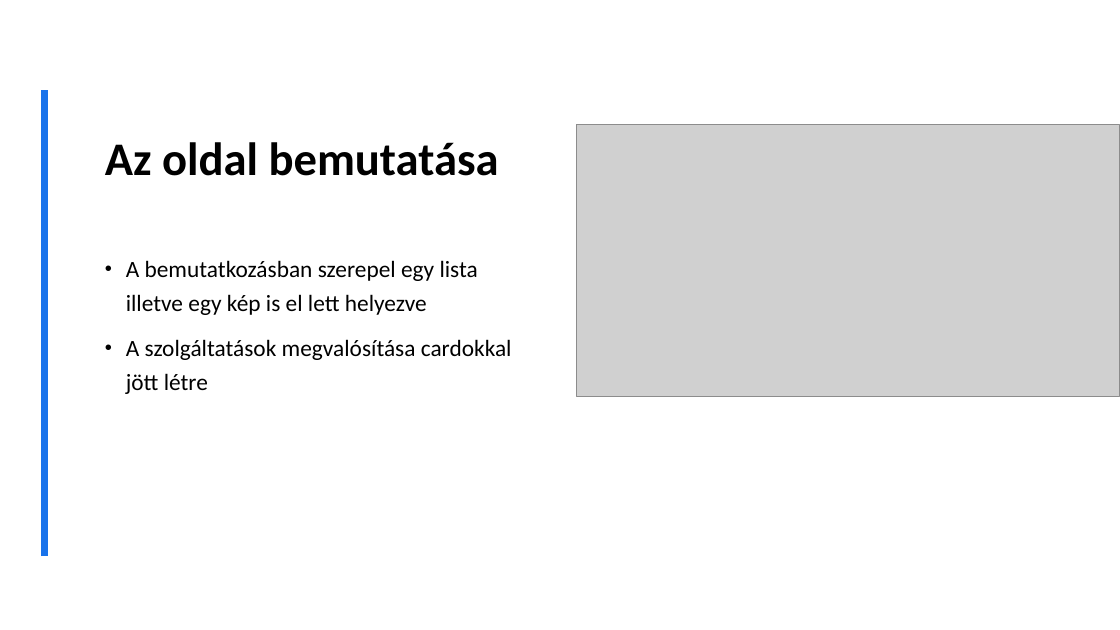
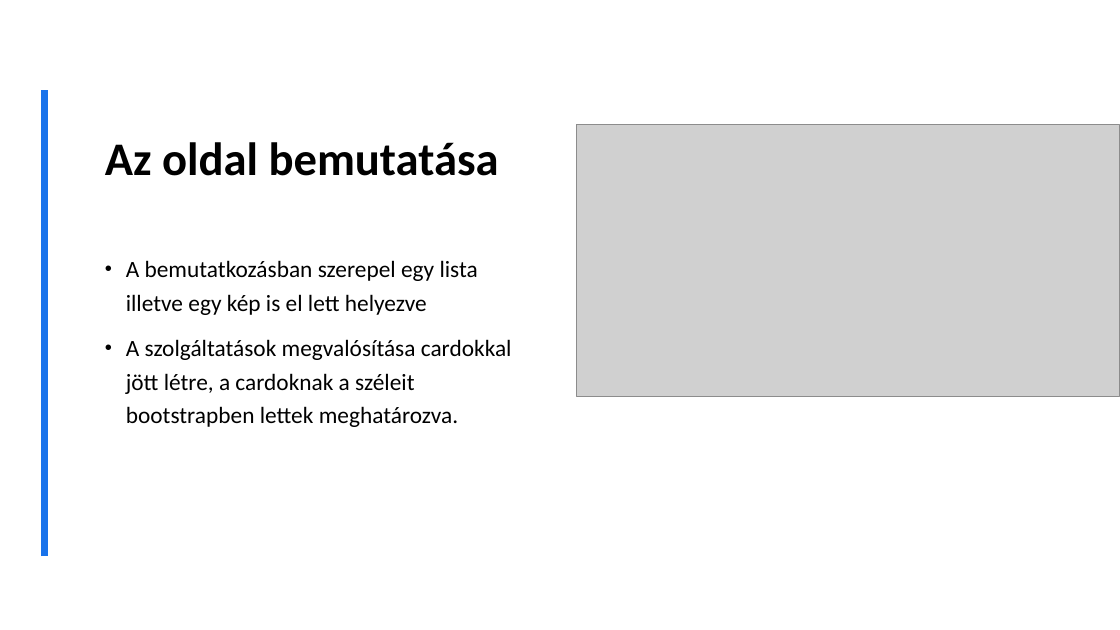
Before and after one commit to totaoliver/autoszerelo, a slide deck: slide 9 of Szakma bemutató.pptx. Drawn at 1120x630 pixels with LibreOffice and Linux fonts; fonts in the diff are those of the drawing; grey boxes stand for pictures; background and template pictures are left out. Boxes give left, top, right and bottom in pixels: in the first picture for what was removed or moved away, otherwise in the second. Text is boxed around its words. In the diff, an @@ line names an element or a change of style, - is before the commit and + after.

```diff
--- a/Szakma bemutató.pptx
+++ b/Szakma bemutató.pptx
@@ text at (126,339,512,427): text changed @@
-• A szolgáltatások megvalósítása cardokkal jött létre
+• A szolgáltatások megvalósítása cardokkal jött létre, a cardoknak a széleit bootstrapben lettek meghatározva.
```
Also in this commit, not shown: 1 other slide changed.
